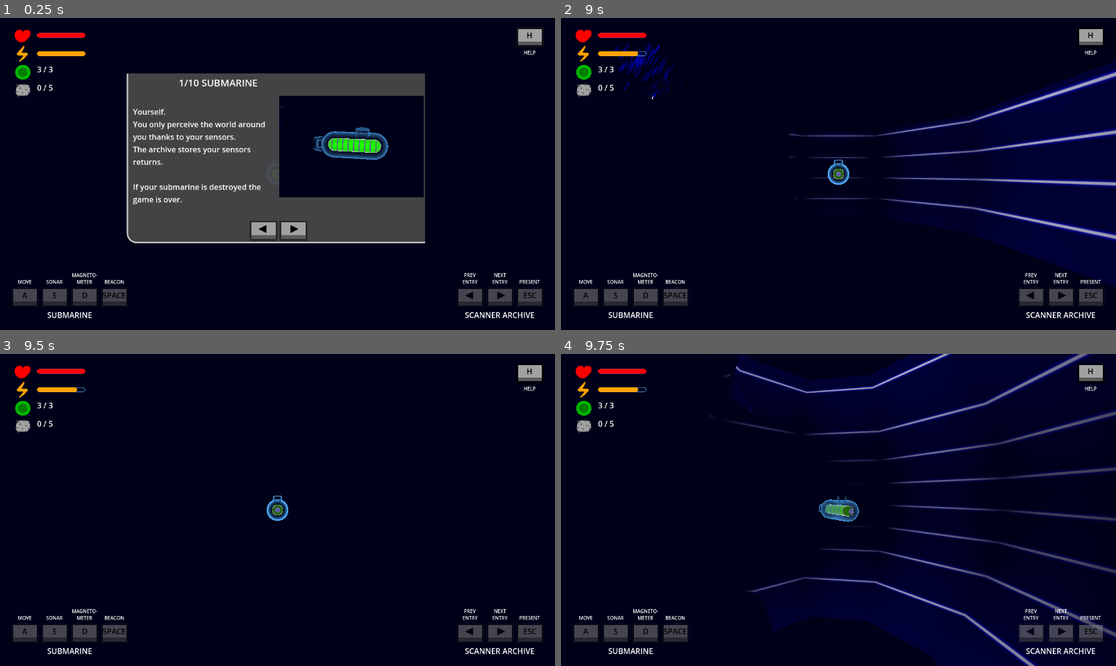
Above: before the commit, frames 1-4 (two rows, left to right).
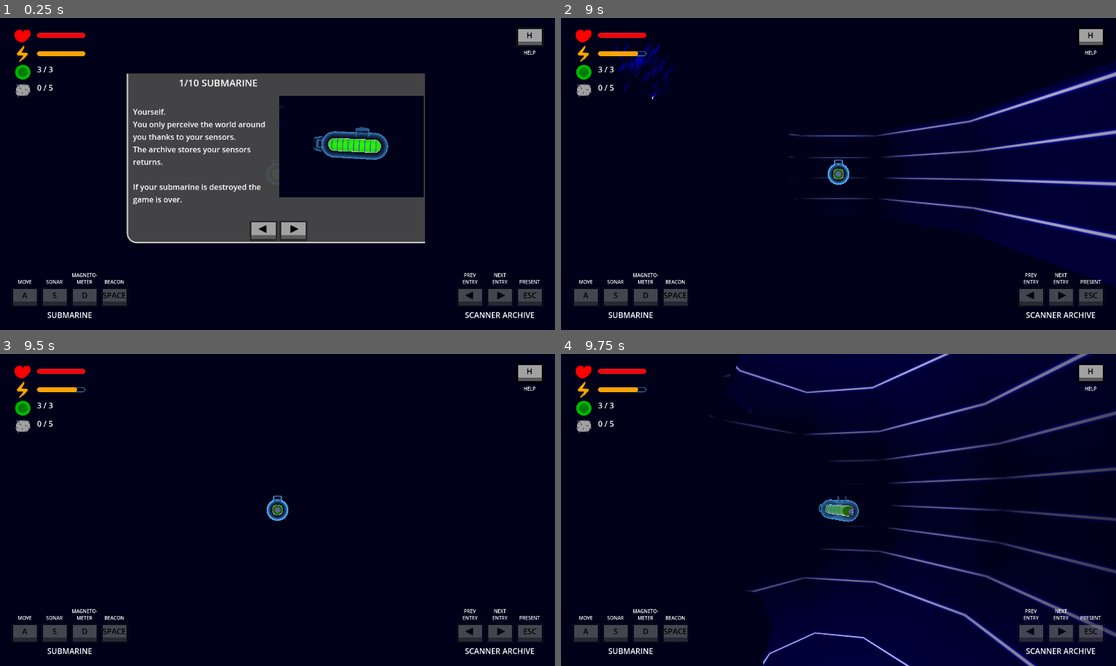
Above: after the commit, the same moments.

Repository: squirrelsoftcompany/LD57
Game: Godot game, scene res://Scenes/test_scene.tscn
Same seed, same stepped clock (60 frames per second), same inputs: the game is played once before the commit and once after it.
Inputs (mouse positions are in pixels of both pictures, inside the frame that each line leads up to):
- Up to frame 1 (0.25 s): no input
- Up to frame 2 (9 s): click (855, 230) at 0.5 s; click (855, 230) at 1.25 s; click "H" at 2 s; click "A" at 2.75 s; click "Tab" at 3.5 s; click "H" at 4.25 s; click (821, 230) at 5 s; click "Tab" at 5.75 s; click (821, 230) at 6.5 s; click "H" at 7.25 s; click "A" at 8 s; click "S" at 8.75 s
- Up to frame 3 (9.5 s): no input
- Up to frame 4 (9.75 s): tap Enter at 9.5 s; drag from (622, 407) to (894, 441) at 9.52 s

Frames 1-3 are identical in both runs. In frame 4, 5.1% of the frame differs, in the area x 35-68%, y 0-100%.

Commit message:
increased sized large sonar

Diff:
--- a/Scenes/submarine.tscn
+++ b/Scenes/submarine.tscn
@@ -87,6 +87,7 @@
 omni_range = 50.0
 omni_attenuation = 0.1
 script = ExtResource("3_je60v")
+layer_huge_sonar = Vector2(30, -30)
 huge_sonar_cost = 1
 magnet_cost = 1
 
